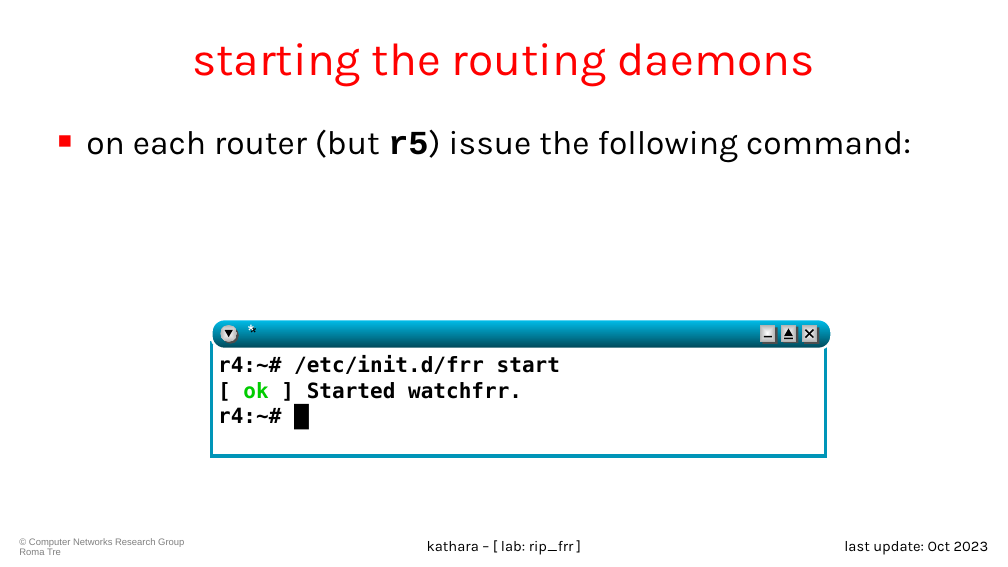
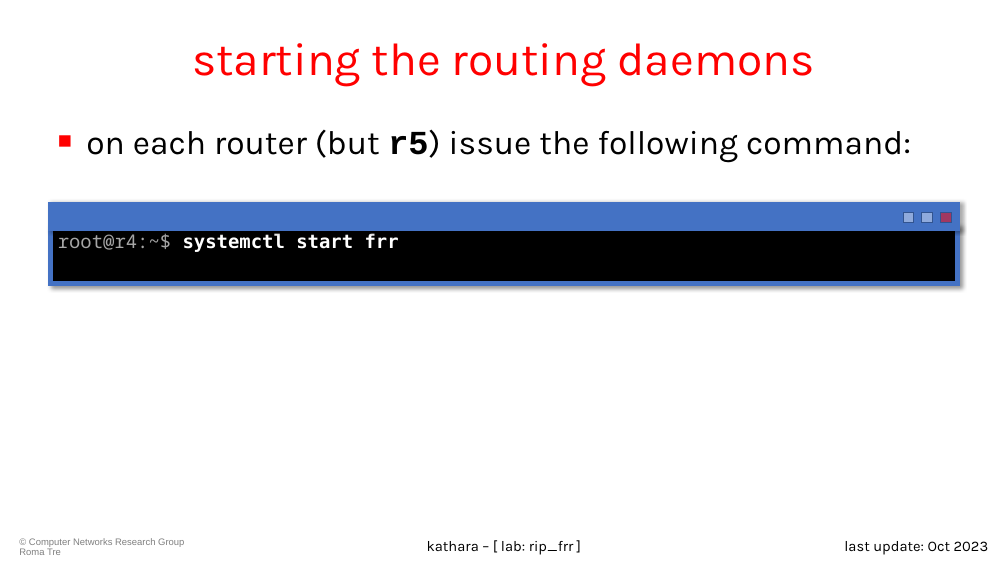
Before and after one commit to KatharaFramework/Kathara-Labs, a slide deck: slide 14 of main-labs/intradomain-routing/frr/rip/009-kathara-lab_rip.pptx. Drawn at 1008x567 pixels with LibreOffice and Linux fonts; fonts in the diff are those of the drawing; background and template pictures are left out. Boxes give left, top, right and bottom in pixels: in the first picture for what was removed or moved away, otherwise in the second. Text is boxed around its words. In the diff, an @@ line names an element or a change of style, - is before the commit and + after.

```diff
--- a/main-labs/intradomain-routing/frr/rip/009-kathara-lab_rip.pptx
+++ b/main-labs/intradomain-routing/frr/rip/009-kathara-lab_rip.pptx
@@ group added at bbox=[51, 205, 958, 284]: 5 rectangles @@
+root@r4:~$ systemctl start frr
@@ rounded rectangle removed at bbox=[212, 319, 832, 349] @@
@@ ellipse removed at bbox=[220, 325, 237, 342] @@
@@ ellipse removed at bbox=[222, 327, 239, 344] @@
@@ text removed at bbox=[247, 319, 795, 349] @@
-*
@@ rectangle removed at bbox=[760, 325, 775, 342] @@
@@ rectangle removed at bbox=[762, 327, 777, 344] @@
@@ group removed at bbox=[781, 325, 799, 343]: 2 rectangles, 1 line, 1 triangle @@
@@ rectangle removed at bbox=[212, 343, 826, 457] @@
@@ text removed at bbox=[218, 355, 560, 423] @@
-r4:~# /etc/init.d/frr start
-[ ok ] Started watchfrr.
-r4:~# █
@@ triangle removed at bbox=[225, 330, 233, 337] @@
@@ line removed from (765, 337) to (772, 337) @@
@@ group removed at bbox=[802, 325, 820, 344]: 2 rectangles, 2 lines @@
```
Also in this commit, not shown: 18 other slides changed, 3 slides removed, 1 other file.
